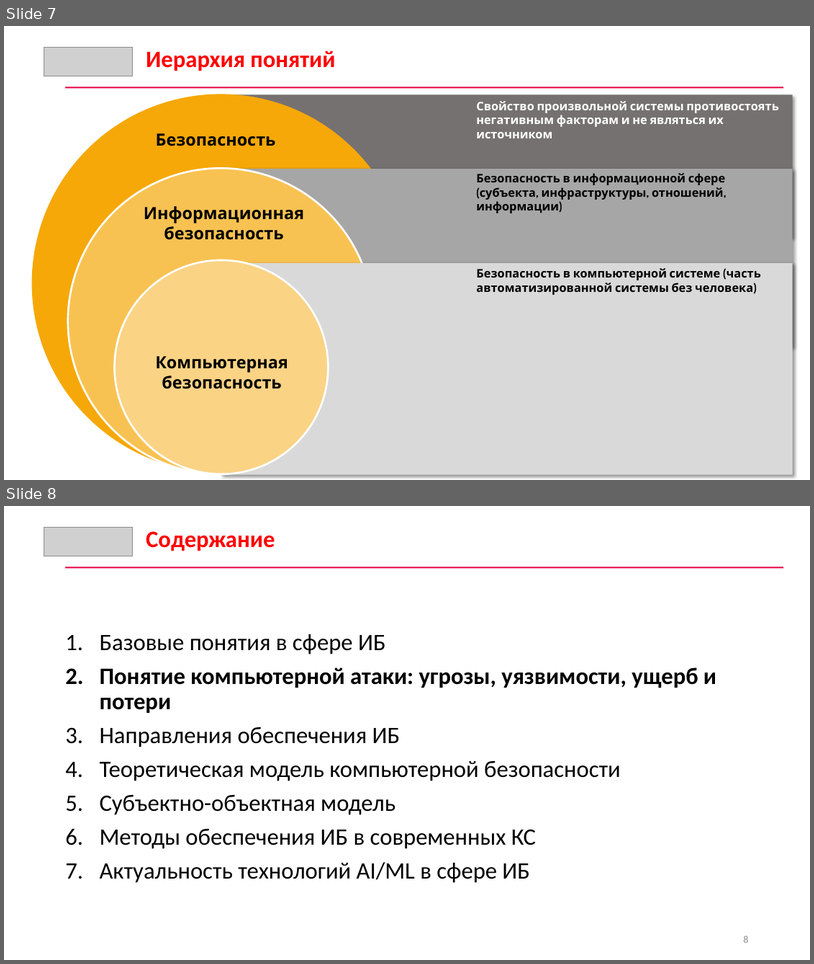
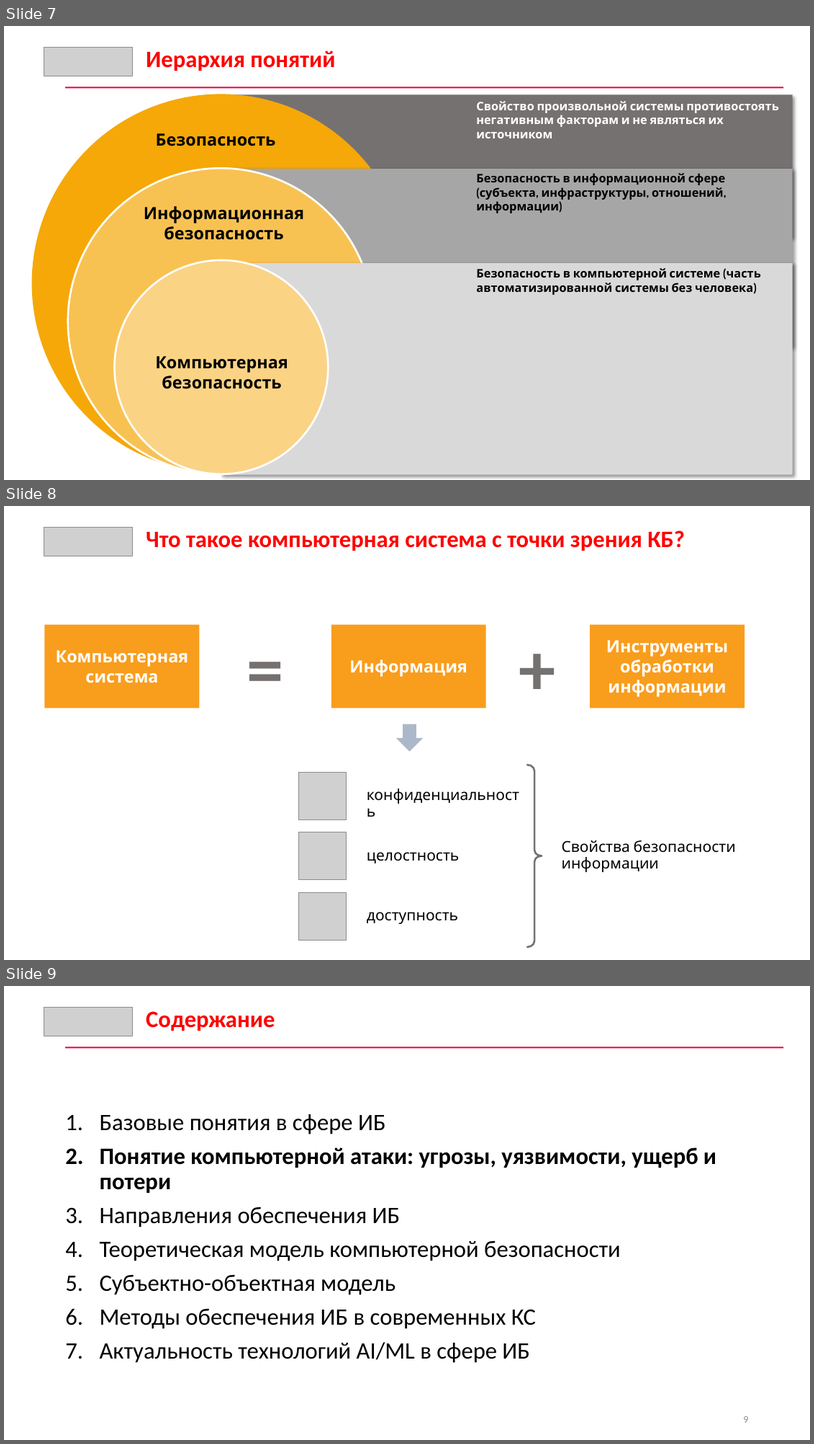
Before and after one commit to CyberLympha/AI-for-IS-Course, a slide deck: Лекции/Введение. Основы ИБ.pptx. Shown one above the other, each under a label of ours: slides 7 and 8 before the commit, slides 7, 8 and 9 after it. The pictures are 814x964 and 814x1444 pixels, drawn with LibreOffice and Linux fonts; fonts in the diff are those of the drawing; grey boxes stand for pictures. Boxes give left, top, right and bottom in pixels: in the first picture for what was removed or moved away, otherwise in the second. Text is boxed around its words. In the diff, an @@ line names an element or a change of style, - is before the commit and + after.

```diff
--- a/Лекции/Введение. Основы ИБ.pptx
+++ b/Лекции/Введение. Основы ИБ.pptx
@@ slide 8 added at [4,506,810,960], background #FFFFFF @@
@@ picture added at [44,527,133,556] @@
@@ text added at [146,530,685,551], 28 pt, text #FF0000, bold @@
+Что такое компьютерная система с точки зрения КБ?
@@ rectangle added at [44,625,199,708], fill #F99D1C, 20 pt, text #FFFFFF, bold @@
+Компьютерная система
@@ text added at [241,618,290,714], 88 pt, text #767171, bold @@
+=
@@ rectangle added at [332,625,486,708], fill #F99D1C, 20 pt, text #FFFFFF, bold @@
+Информация
@@ text added at [513,618,563,714], 88 pt, text #767171, bold @@
++
@@ rectangle added at [590,625,745,708], fill #F99D1C, 20 pt, text #FFFFFF, bold @@
+Инструменты обработки информации
@@ right arrow added at [396,724,423,752], fill #ACB8CA @@
@@ picture added at [298,772,347,819] @@
@@ text added at [361,784,532,807], 18 pt, text #000000 @@
+конфиденциальность
@@ right brace added at [528,765,543,947], outline #767171 2.25 pt @@
@@ picture added at [298,832,347,880] @@
@@ text added at [562,840,736,872], 18 pt, text #000000 @@
+Свойства безопасности информации
@@ text added at [367,852,460,863], 18 pt, text #000000 @@
+целостность
@@ picture added at [298,892,347,939] @@
@@ text added at [367,911,458,924], 18 pt, text #000000 @@
+доступность
@@ what was slide 8 is now slide 9 @@
@@ page number at [743,1416,748,1422]: text changed @@
-8
+9
```
Also in this commit, not shown: 11 slides changed, 3 other files.
